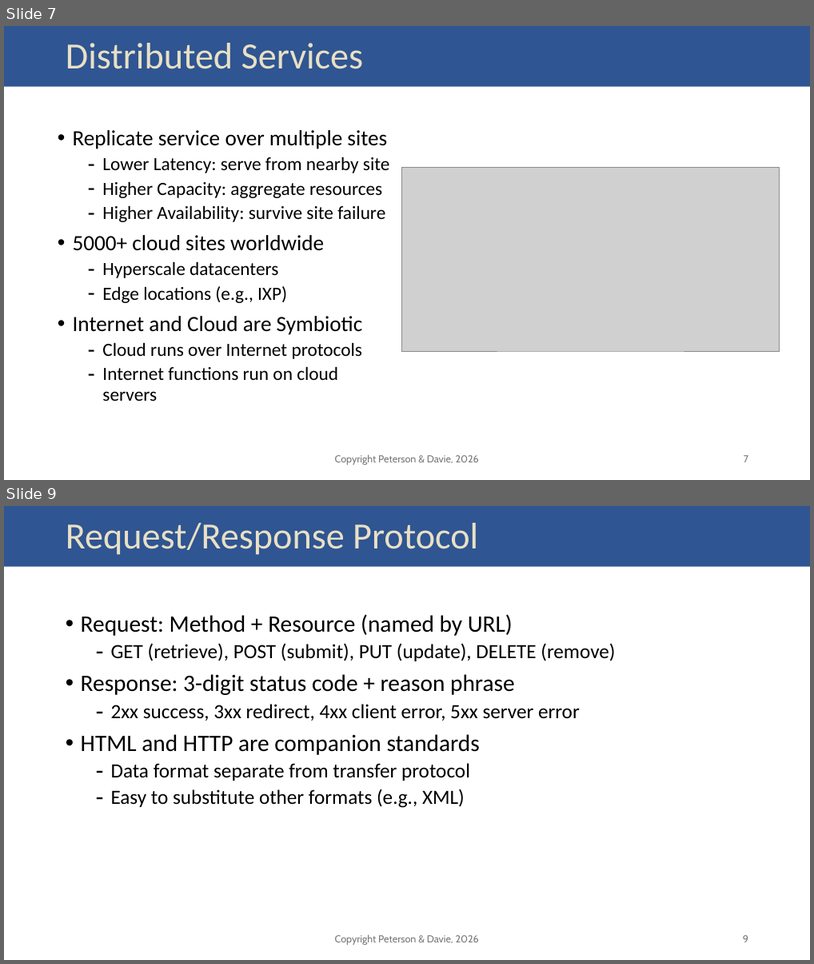
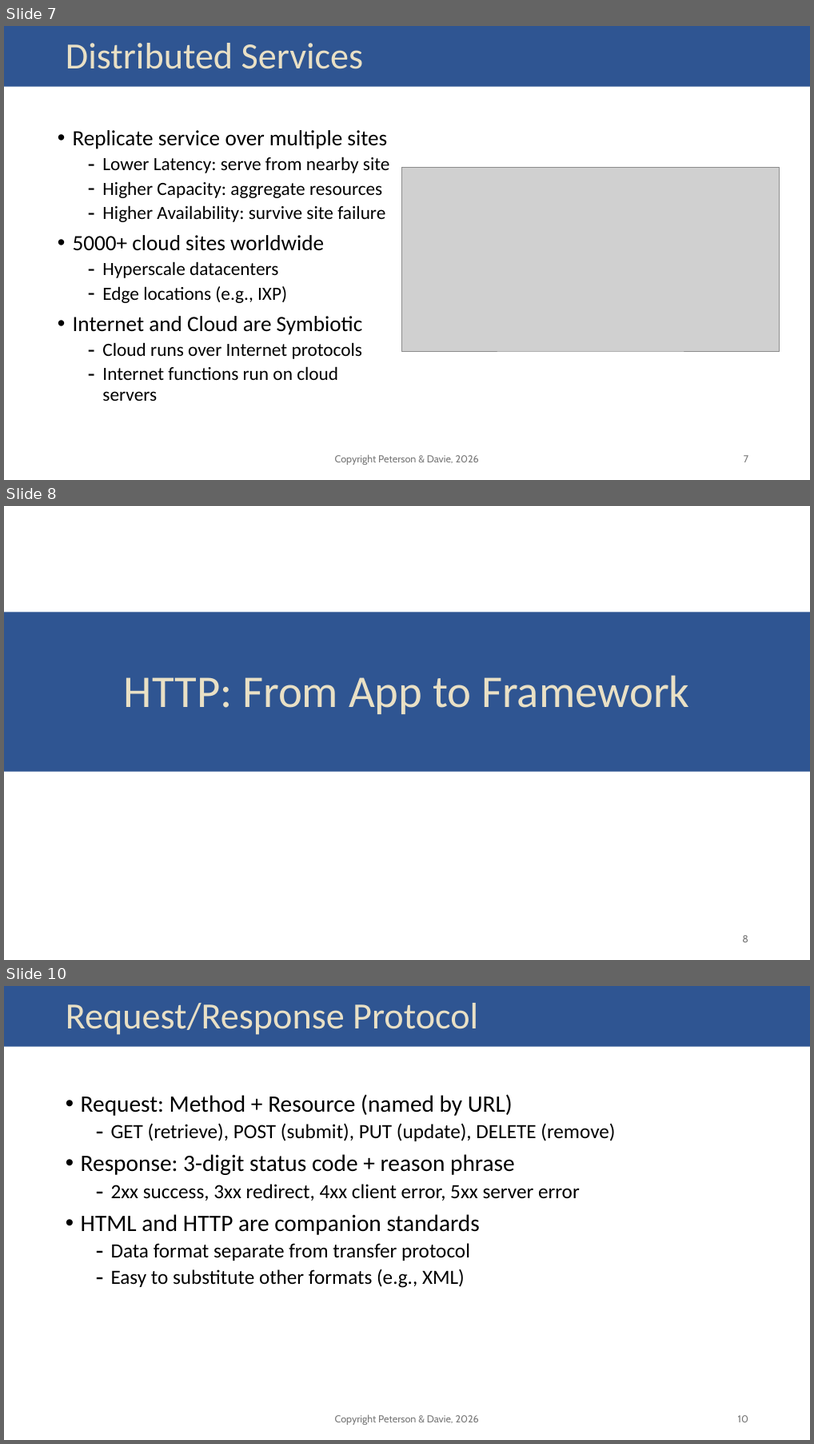
Before and after one commit to SystemsApproach/7E, a slide deck: resources/slides/02_applications.pptx. Shown one above the other, each under a label of ours: slides 7 and 9 before the commit, slides 7, 8 and 10 after it; the slides between them are not shown. The pictures are 814x964 and 814x1444 pixels, drawn with LibreOffice and Linux fonts; fonts in the diff are those of the drawing; grey boxes stand for pictures. Boxes give left, top, right and bottom in pixels: in the first picture for what was removed or moved away, otherwise in the second. Text is boxed around its words. In the diff, an @@ line names an element or a change of style, - is before the commit and + after.

```diff
--- a/resources/slides/02_applications.pptx
+++ b/resources/slides/02_applications.pptx
@@ slide 8 added at bbox=[4, 506, 810, 960], background #FFFFFF; not listed: 1 template element that a slide beside it also shows @@
@@ rectangle added at bbox=[4, 506, 810, 599], fill #FFFFFF @@
@@ rectangle added at bbox=[4, 612, 810, 772], fill #2F5592 @@
@@ title added at bbox=[124, 675, 690, 714], 54 pt, text #E9E0C5 @@
+HTTP: From App to Framework
@@ page number added at bbox=[742, 935, 749, 942], 12 pt, text #797979 @@
+8
@@ what was slide 9 is now slide 10 @@
@@ page number at bbox=[738, 1415, 749, 1422]: text changed @@
-9
+10
```
Also in this commit, not shown: 4 slides changed, 2 other slides added, 5 other files.
